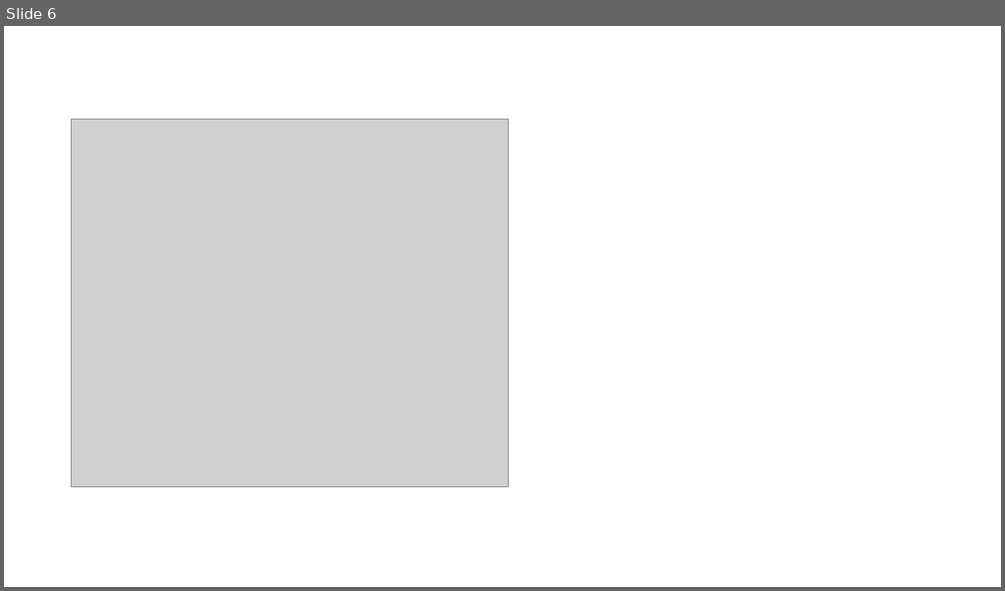
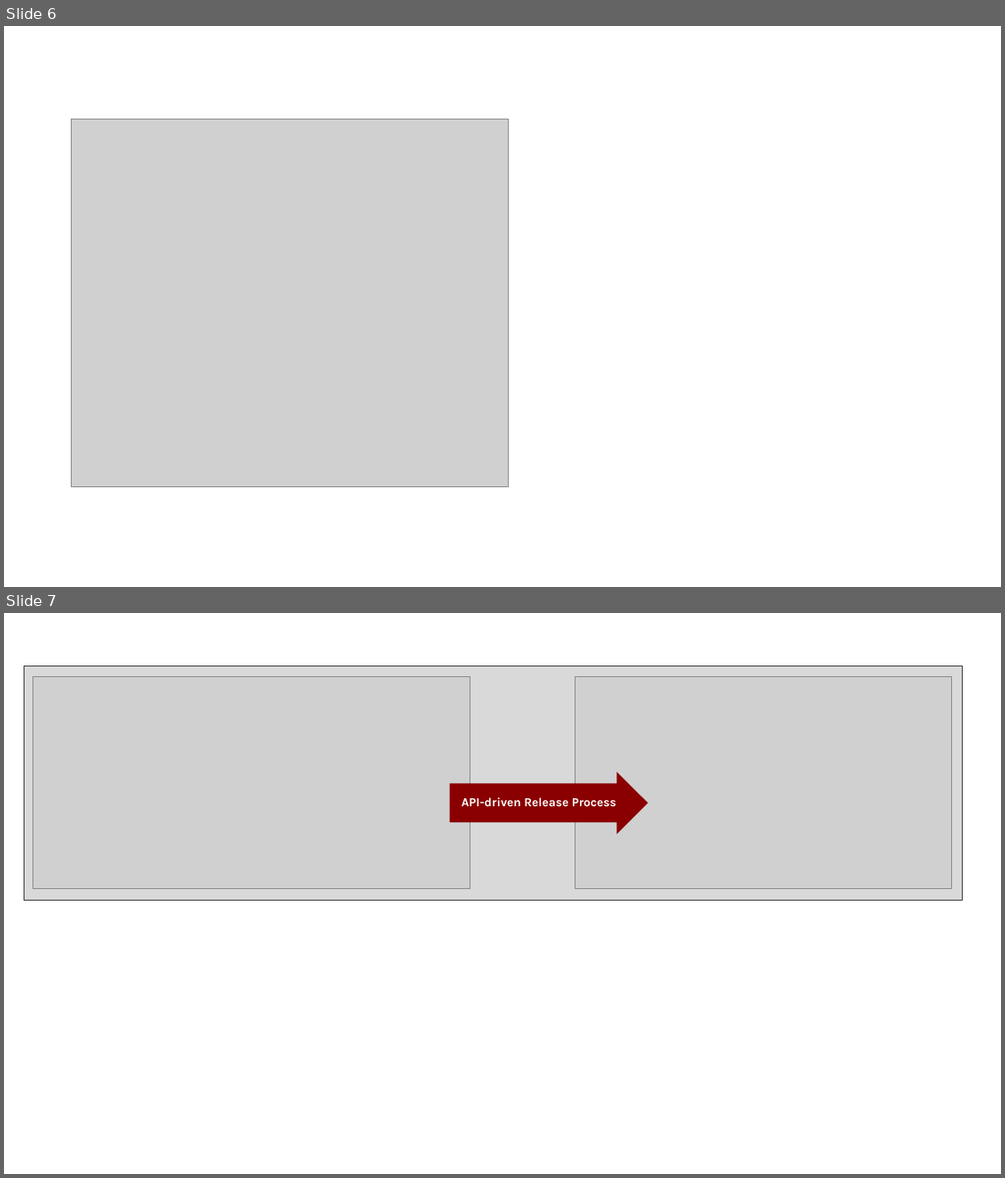
Before and after one commit to FabricDevCamp/fabric-cicd-whitepaper, a slide deck: Part 1 - Overview of Fabric CICD.pptx. Shown one above the other, each under a label of ours: slide 6 before the commit, slides 6 and 7 after it. The pictures are 1005x591 and 1005x1178 pixels, drawn with LibreOffice and Linux fonts; fonts in the diff are those of the drawing; grey boxes stand for pictures. Boxes give left, top, right and bottom in pixels: in the first picture for what was removed or moved away, otherwise in the second. Text is boxed around its words. In the diff, an @@ line names an element or a change of style, - is before the commit and + after.

```diff
--- a/Part 1 - Overview of Fabric CICD.pptx
+++ b/Part 1 - Overview of Fabric CICD.pptx
@@ slide 7 added at box(4, 613, 1001, 1174), background #FFFFFF @@
@@ rectangle added at box(24, 666, 963, 900), fill #D9D9D9, outline #3C3C41 0.75 pt @@
@@ picture added at box(33, 677, 470, 889) @@
@@ picture added at box(575, 677, 951, 889) @@
@@ right arrow added at box(450, 772, 647, 835), fill #8A0000, 12 pt, text #FFFFFF, bold @@
+API-driven Release Process
```
Also in this commit, not shown: 1 slide changed, 6 other slides added, 3 slides removed, 1 other file.
